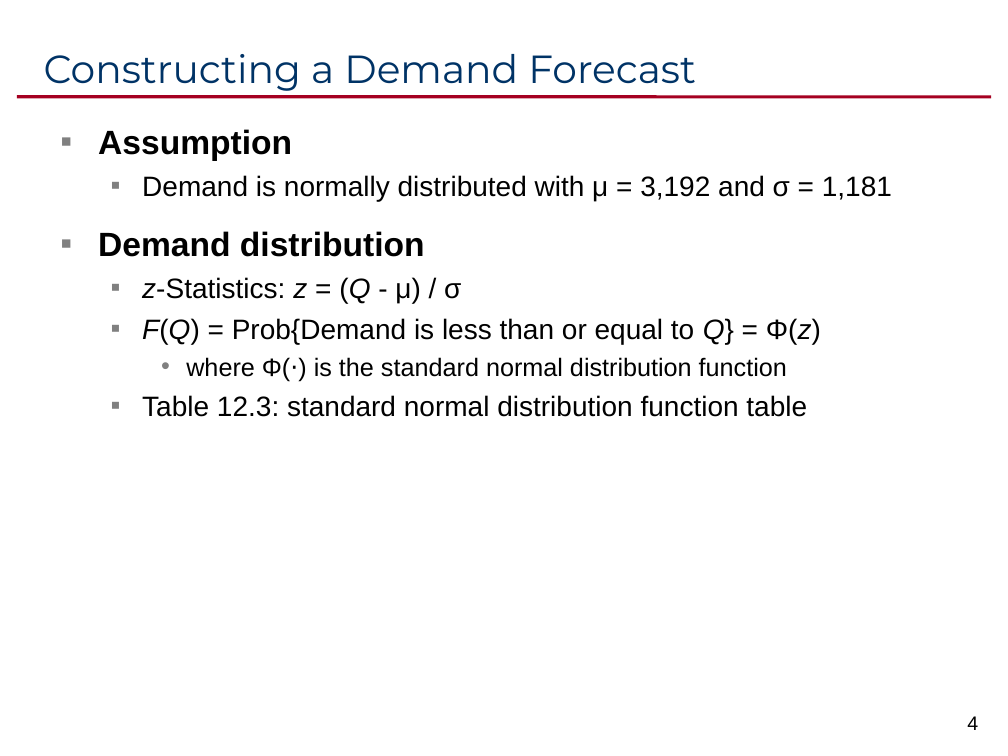
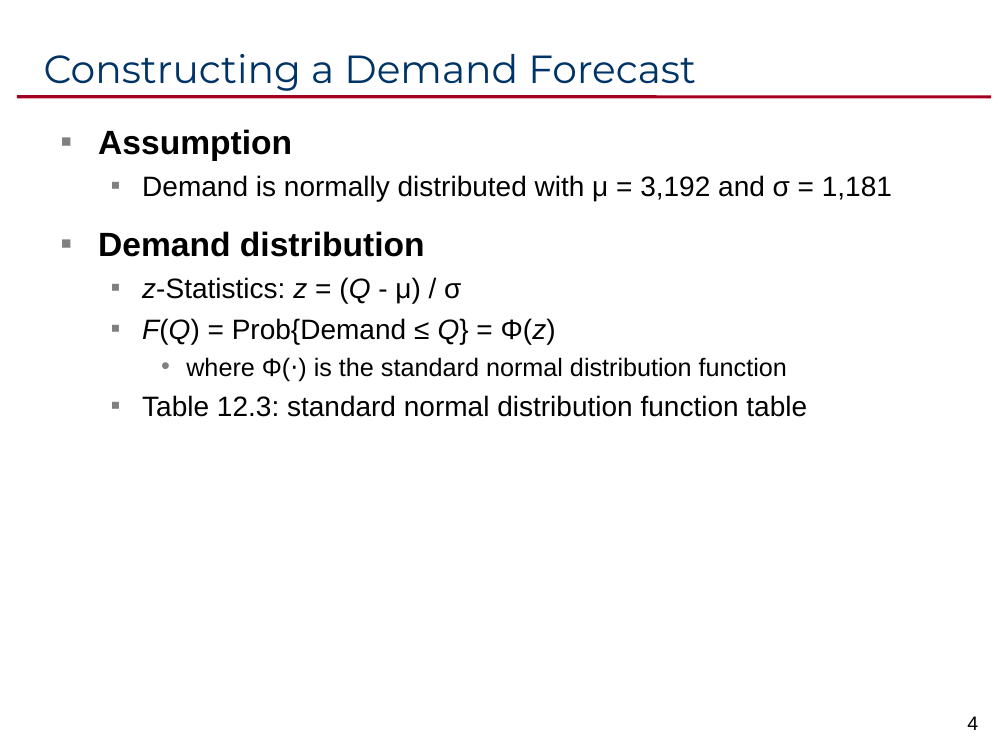
Before and after one commit to ikelab/courses, a slide deck: slide 4 of pm2016/c12.ppt. Drawn at 1008x756 pixels with LibreOffice and Linux fonts; fonts in the diff are those of the drawing. Boxes give left, top, right and bottom in pixels: in the first picture for what was removed or moved away, otherwise in the second. Text is boxed around its words. In the diff, an @@ line names an element or a change of style, - is before the commit and + after.

```diff
--- a/pm2016/c12.ppt
+++ b/pm2016/c12.ppt
@@ text at bbox=[142, 318, 556, 344]: text changed @@
-  ▪ F(Q) = Prob{Demand is less than or equal to Q} = Φ(z)
+  ▪ F(Q) = Prob{Demand ≤ Q} = Φ(z)
```
Also in this commit, not shown: 4 other slides changed.
